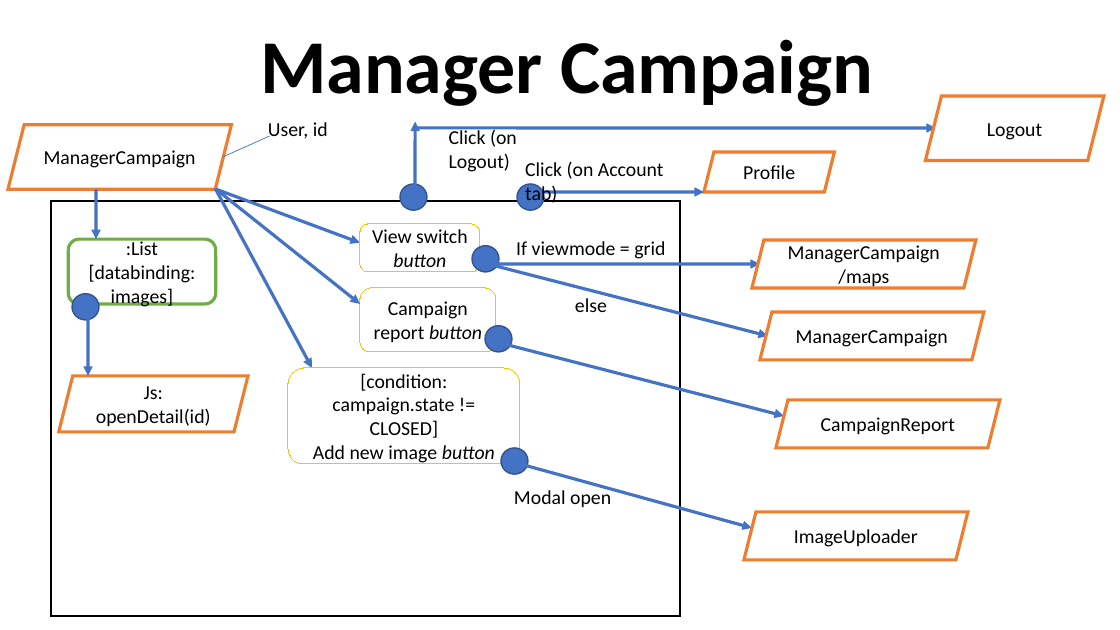
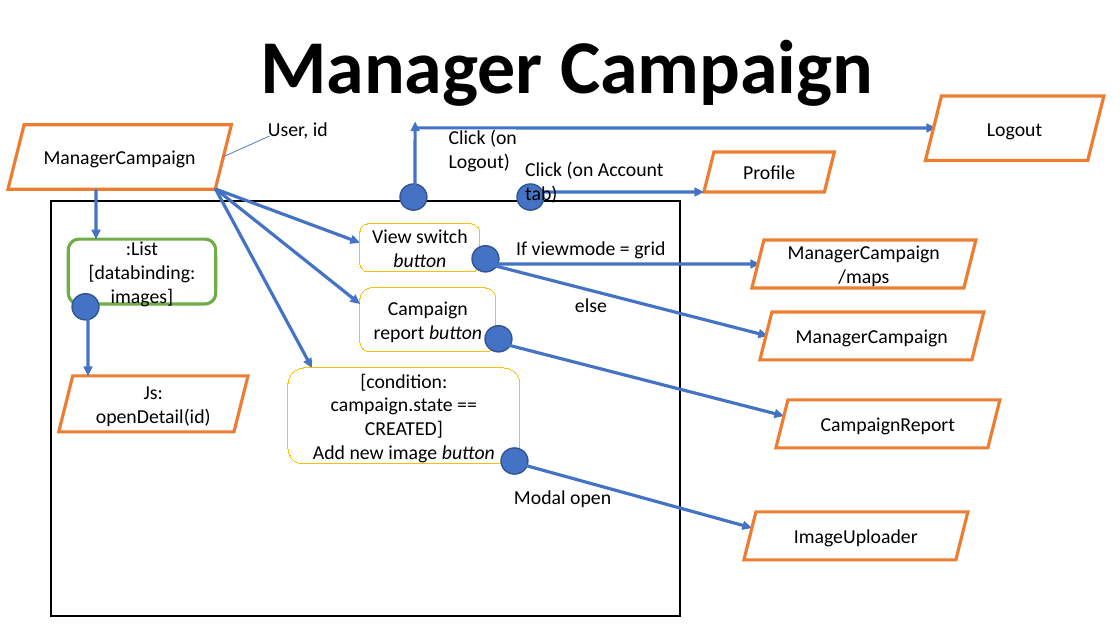
Before and after one commit to darklamp/progetto-tiw-alematte-2020, a slide deck: slide 21 of presentazione.pptx (slide 22 before the commit). Drawn at 1120x630 pixels with LibreOffice and Linux fonts; fonts in the diff are those of the drawing. Boxes give left, top, right and bottom in pixels: in the first picture for what was removed or moved away, otherwise in the second. Text is boxed around its words. In the diff, an @@ line names an element or a change of style, - is before the commit and + after.

```diff
--- a/presentazione.pptx
+++ b/presentazione.pptx
@@ text in rounded rectangle at [331, 373, 453, 438]: text changed @@
-[condition: campaign.state != CLOSED]
+[condition: campaign.state == CREATED]
```
Also in this commit, not shown: 3 other slides changed, 1 slide removed, 1 other file.
